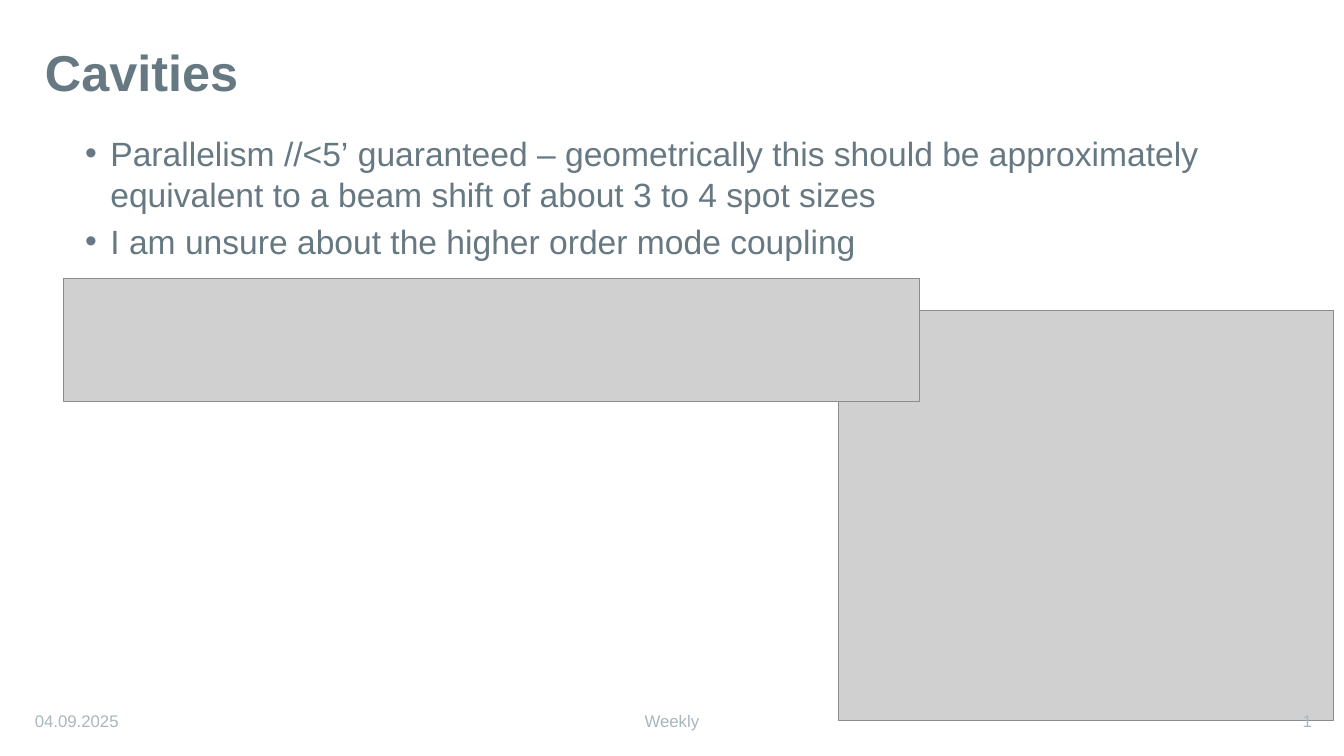
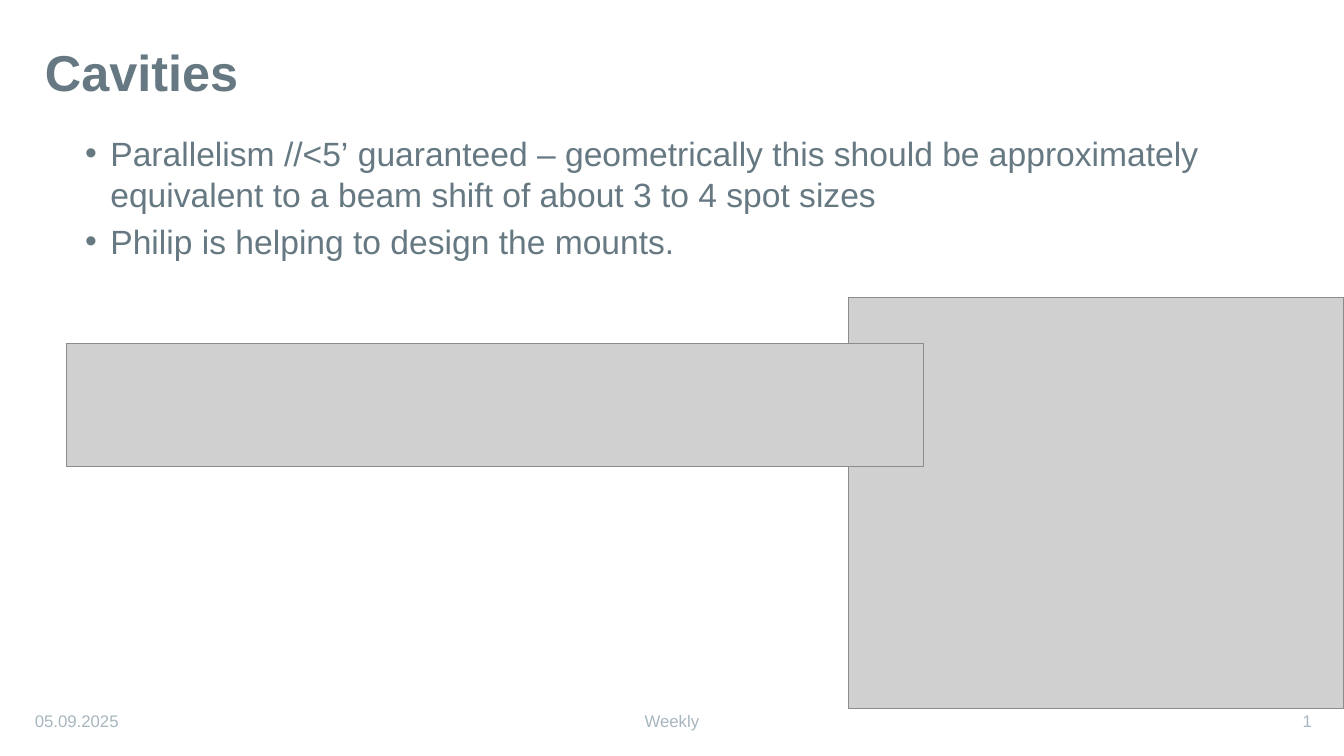
Before and after one commit to karinkruuse/Esitlused, a slide deck: slide 1 of EOS updates.pptx. Drawn at 1344x756 pixels with LibreOffice and Linux fonts; fonts in the diff are those of the drawing; grey boxes stand for pictures. Boxes give left, top, right and bottom in pixels: in the first picture for what was removed or moved away, otherwise in the second. Text is boxed around its words. In the diff, an @@ line names an element or a change of style, - is before the commit and + after.

```diff
--- a/EOS updates.pptx
+++ b/EOS updates.pptx
@@ text at [110,229,674,261]: text changed @@
-  • I am unsure about the higher order mode coupling
+  • Philip is helping to design the mounts.
@@ picture: place and size @@
-picture at [839,311,1334,721]
+picture at [849,297,1344,708]
@@ picture: place and size @@
-picture at [64,278,921,401]
+picture at [67,343,924,466]
@@ text at [35,715,119,727]: text changed @@
-04.09.2025
+05.09.2025
```
Also in this commit, not shown: 2 other slides changed, 1 slide added, 1 other file.
